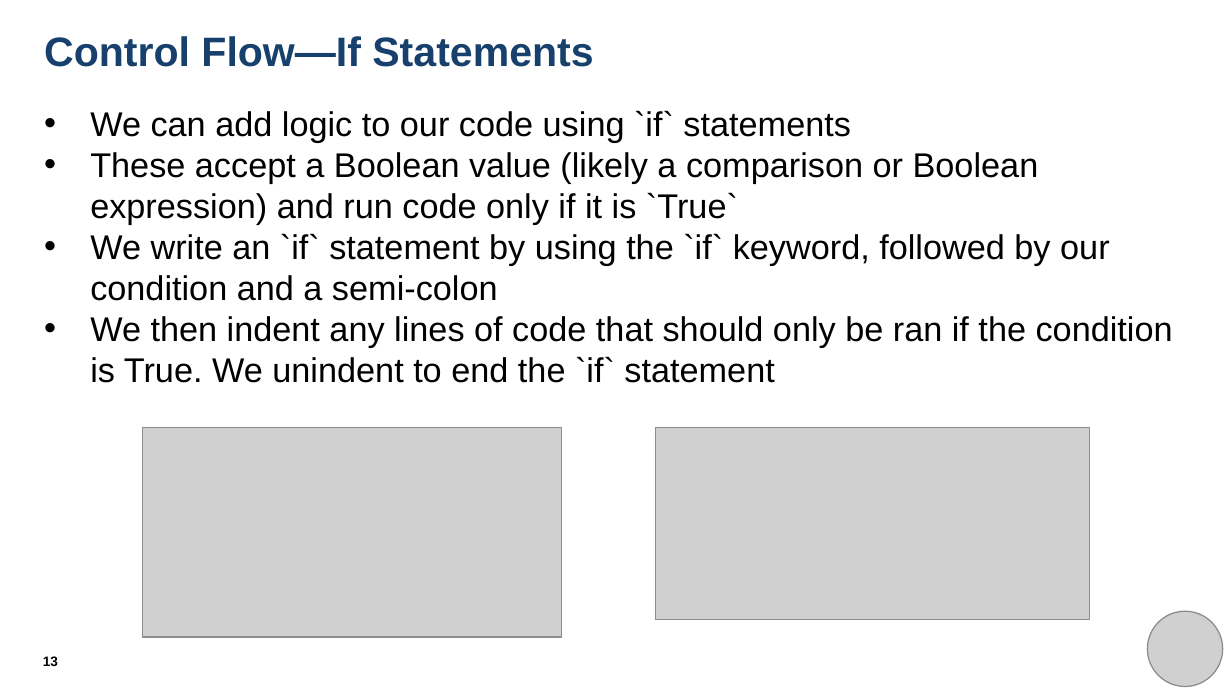
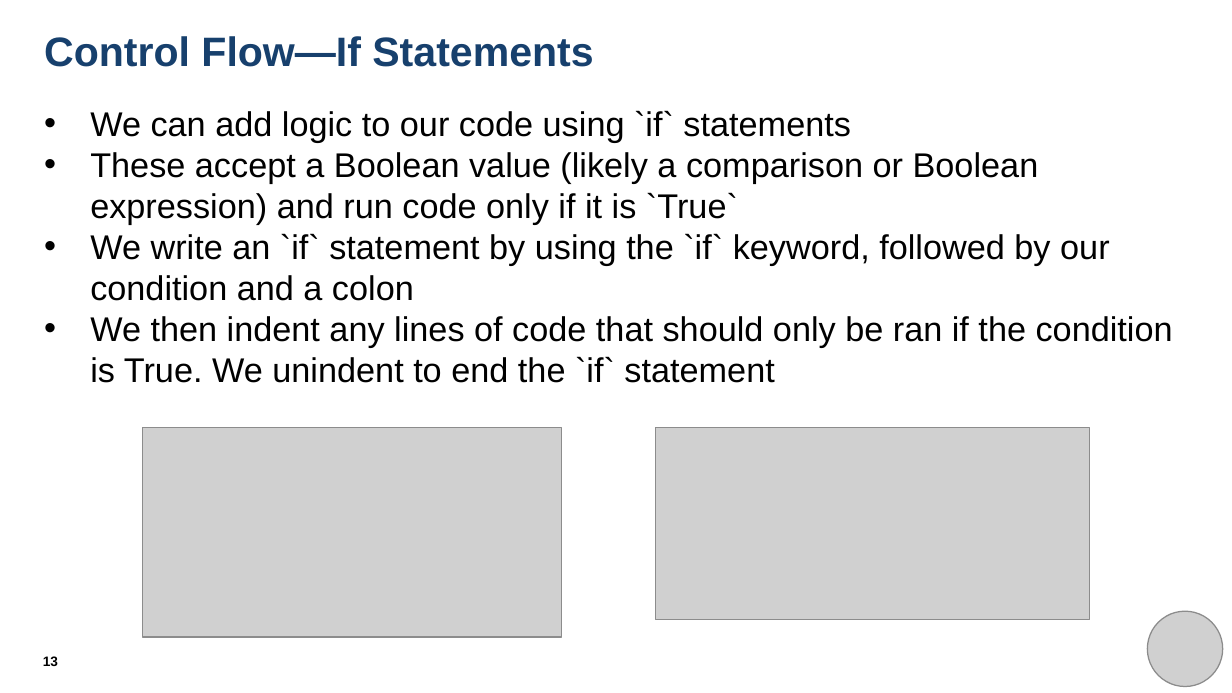
Before and after one commit to THargreaves/beginners-python, a slide deck: slide 13 of session_three/session_three_presentation.pptx. Drawn at 1232x693 pixels with LibreOffice and Linux fonts; fonts in the diff are those of the drawing; grey boxes stand for pictures. Boxes give left, top, right and bottom in pixels: in the first picture for what was removed or moved away, otherwise in the second. Text is boxed around its words. In the diff, an @@ line names an element or a change of style, - is before the commit and + after.

Commit message:
Fix typo

```diff
--- a/session_three/session_three_presentation.pptx
+++ b/session_three/session_three_presentation.pptx
@@ text at (x1=90, y1=233, x2=1110, y2=301): text changed @@
-• We write an `if` statement by using the `if` keyword, followed by our condition and a semi-colon
+• We write an `if` statement by using the `if` keyword, followed by our condition and a colon
```
